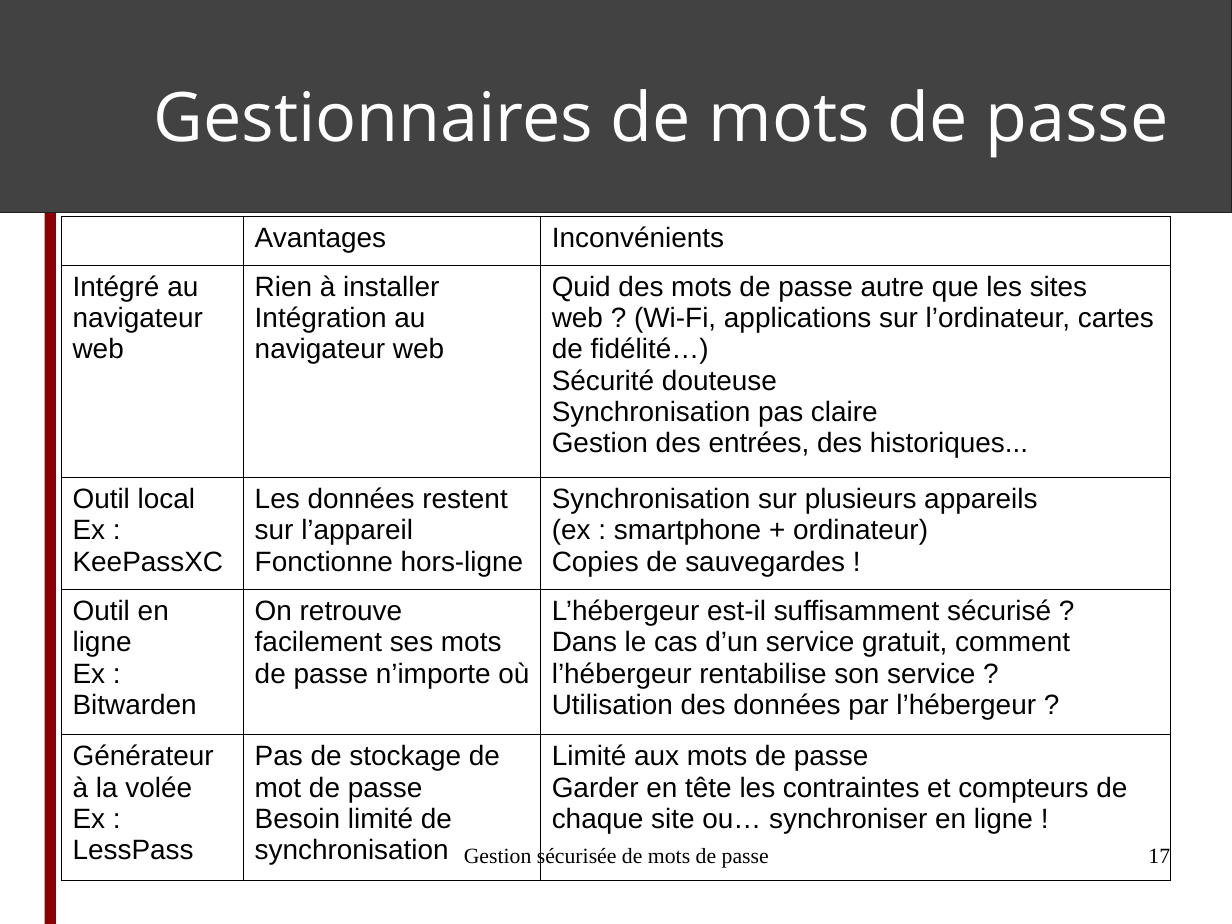
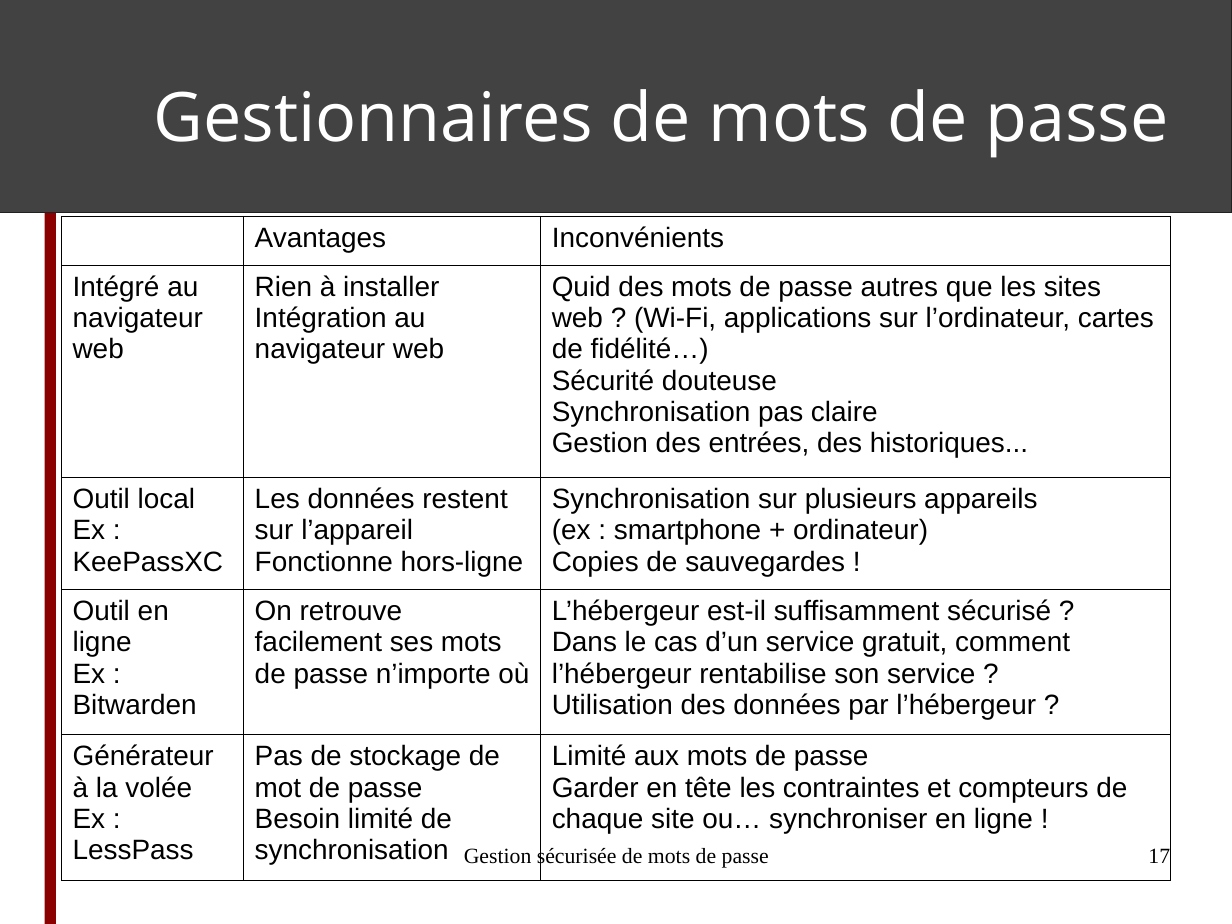
Before and after one commit to ftassy/Voyages-en-Cyberie, a slide deck: slide 17 of module_mots_de_passe/Gestion_securisee_de_mots_de_passe.odp. Drawn at 1232x924 pixels with LibreOffice and Linux fonts; fonts in the diff are those of the drawing. Boxes give left, top, right and bottom in pixels: in the first picture for what was removed or moved away, otherwise in the second. Text is boxed around its words. In the diff, an @@ line names an element or a change of style, - is before the commit and + after.

```diff
--- a/module_mots_de_passe/Gestion_securisee_de_mots_de_passe.odp
+++ b/module_mots_de_passe/Gestion_securisee_de_mots_de_passe.odp
@@ table at <box>61,216,1171,868</box> @@
-row 2, column 3: Quid des mots de passe autre que les sites web ? (Wi-Fi, applications sur l’ordinateur, cartes de fidélité…) / Sécurité douteuse / Synchronisation pas claire / Gestion des entrées, des historiques...
+row 2, column 3: Quid des mots de passe autres que les sites web ? (Wi-Fi, applications sur l’ordinateur, cartes de fidélité…) / Sécurité douteuse / Synchronisation pas claire / Gestion des entrées, des historiques...
```
Also in this commit, not shown: 1 other slide changed, 2 other files.
